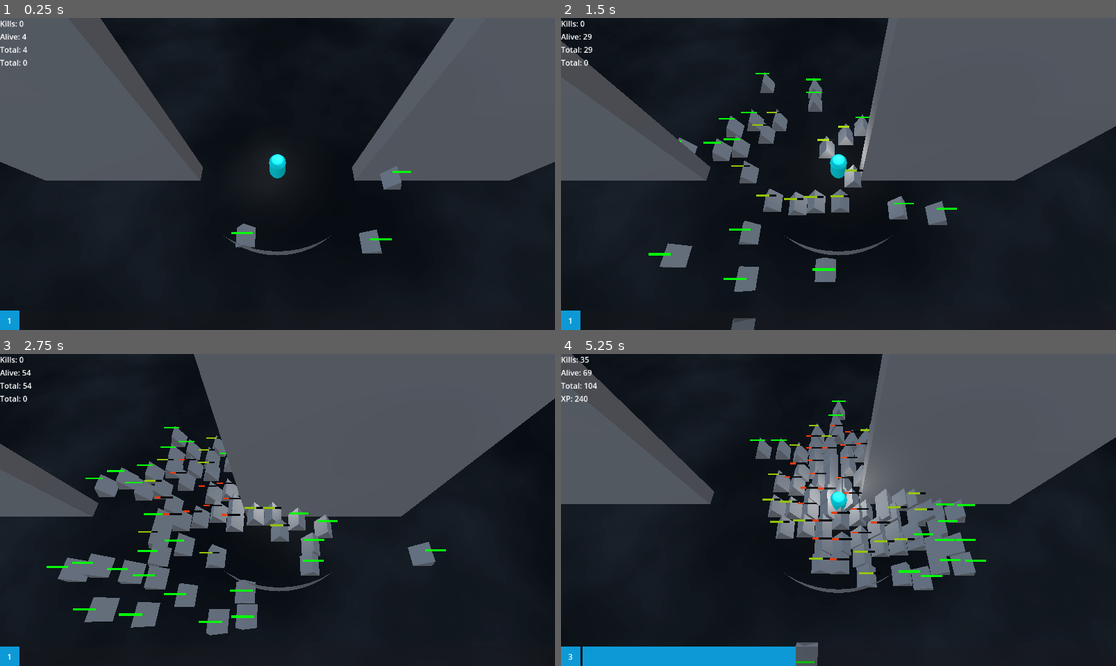
Above: before the commit, frames 1-4 (two rows, left to right).
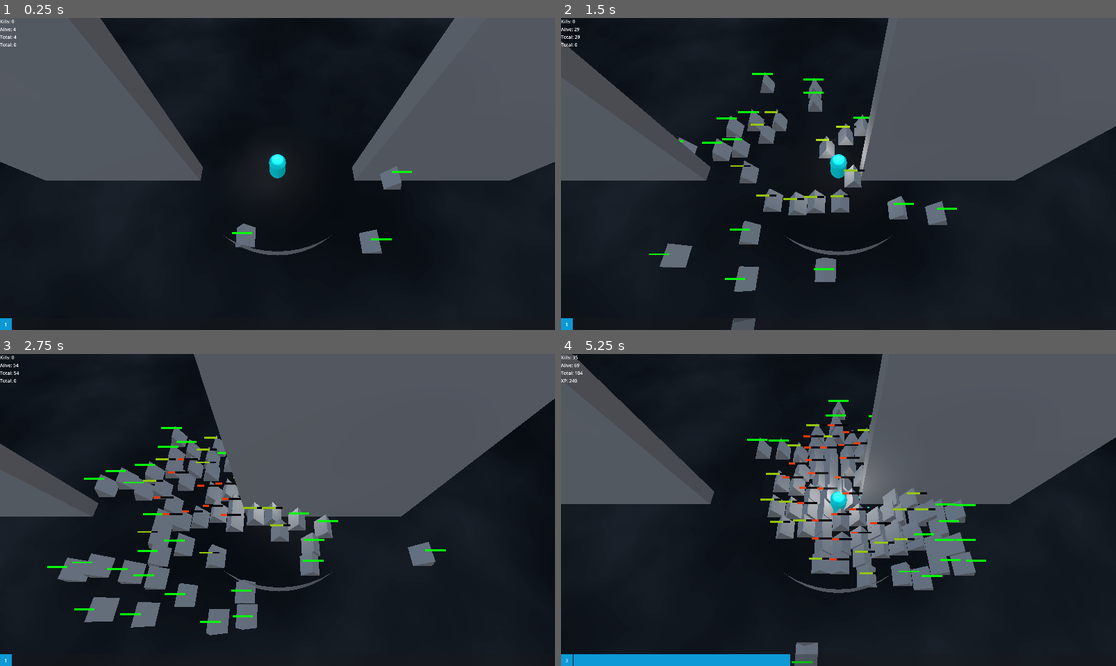
Above: after the commit, the same moments.

Repository: partkyle/GodotProjects
Game: Godot game, scene res://main.tscn
Two runs of this game, one before a commit and one after it. Both use one fixed random seed, a clock stepped at 60 frames per second and the inputs below.
Inputs (mouse positions are in pixels of both pictures, inside the frame that each line leads up to):
- Up to frame 1 (0.25 s): no input
- Up to frame 2 (1.5 s): tap Enter (ui_accept) at 0.5, 0.77 s; move the mouse to (960, 158) at 0.52 s; hold D (move_right) 0.53-1.25 s; hold F 0.53-1.25 s; click (960, 158) at 0.67 s; drag from (727, 189) to (810, 236) at 1.27 s
- Up to frame 3 (2.75 s): move the mouse to (333, 441) at 2.02 s; hold D (move_right) from 2.03 s (still down); hold F from 2.03 s (still down)
- Up to frame 4 (5.25 s): release D (move_right) at 2.75 s; release F at 2.75 s; drag from (810, 572) to (672, 463) at 2.77 s; move the mouse to (1005, 556) at 3.52 s; hold A (move_left) 3.53-4.25 s; hold F 3.53-4.25 s; tap Enter (ui_accept) at 3.77 s; drag from (672, 463) to (755, 432) at 4.27 s; move the mouse to (866, 510) at 5.02 s; hold S (move_down) from 5.03 s (still down); hold F from 5.03 s (still down); click (866, 510) at 5.17 s

The runs differ from the first frame. In frame 1, 0.4% of the frame differs, in the area x 0-75%, y 0-100%; in frame 2, 0.6%; in frame 3, 0.7%; in frame 4, 2.6%.

Commit message:
- fix enemy movement after death - billboarding shader with fixed size

Diff:
--- a/RetroSurvivor/EnemySpawner.gd
+++ b/RetroSurvivor/EnemySpawner.gd
@@ -1,12 +1,11 @@
 extends Node3D
 
 @export var enemy : PackedScene
-@export var spawn_area_x := Vector2(-10, 10)
-@export var spawn_area_y := Vector2(-10, 10)
 @export var spawn_radius := Vector2(4, 10)
 @export var max_count := 25
 
 @onready var player = $"../Player"
+@onready var signal_bus := %SignalBus
 
 var total := 0
 
@@ -15,7 +14,7 @@
 	new_enemy.transform.origin = player.transform.origin + random_direction() * randf_range(spawn_radius.x, spawn_radius.y)
 	add_child(new_enemy)
 	%SignalBus.enemy_spawned.emit(new_enemy)
-	new_enemy.set_signal_bus(%SignalBus)
+	new_enemy.set_signal_bus(signal_bus)
 	new_enemy.target = player
 
 func _on_timer_timeout():
--- a/RetroSurvivor/HealthBar.gd
+++ b/RetroSurvivor/HealthBar.gd
@@ -1,7 +1,13 @@
+@tool
 class_name HealthBar
 extends Node3D
 
 @onready var mesh : MeshInstance3D = $MeshInstance3D
 
+@export var health_percent : float = 1.0 :
+	set(value):
+		health_percent = value
+		set_health_percent(health_percent)
+
 func set_health_percent(percent: float):
 	mesh.material_override.set_shader_parameter('health_percent', percent)
--- a/RetroSurvivor/enemy.gd
+++ b/RetroSurvivor/enemy.gd
@@ -36,9 +36,9 @@
 		var direction := transform.basis * (target.transform.origin - transform.origin)
 		if direction.length() > EPISLON:
 			velocity = Vector3(direction.x, 0.0, direction.z).normalized() * SPEED
-		else:
-			velocity.x = move_toward(velocity.x, 0.0, SPEED)
-			velocity.y = move_toward(velocity.y, 0.0, SPEED)
+	else:
+		velocity.x = move_toward(velocity.x, 0.0, SPEED)
+		velocity.y = move_toward(velocity.y, 0.0, SPEED)
 	move_and_slide()
 
 
@@ -48,8 +48,8 @@
 func die():
 	collider.queue_free()
 	health_bar.queue_free()
+	target = null
 	signal_bus.enemy_died.emit(self)
-	target = null
 	create_tween().set_ease(Tween.EASE_OUT).tween_method(set_dissolve_height, 1.0, 0.0, 1.2).connect('finished', func() : queue_free())
 
 func set_dissolve_height(height: float):
--- a/RetroSurvivor/enemy.tscn
+++ b/RetroSurvivor/enemy.tscn
@@ -18,7 +18,7 @@
 shader_parameter/injured_color = Color(1, 0, 0, 1)
 
 [sub_resource type="QuadMesh" id="QuadMesh_3dr3f"]
-size = Vector2(1, 0.1)
+size = Vector2(0.1, 0.01)
 
 [node name="Enemy" type="CharacterBody3D"]
 collision_layer = 6
@@ -40,4 +40,5 @@
 [node name="MeshInstance3D" type="MeshInstance3D" parent="HealthBar"]
 transform = Transform3D(1, 0, 0, 0, 1, 0, 0, 0, 1, 0, 2.25, 0)
 material_override = SubResource("ShaderMaterial_6jkei")
+cast_shadow = 0
 mesh = SubResource("QuadMesh_3dr3f")
--- a/RetroSurvivor/main.tscn
+++ b/RetroSurvivor/main.tscn
@@ -210,7 +210,6 @@
 [connection signal="level_up" from="Player" to="UI" method="_on_player_level_up"]
 [connection signal="xp_updated" from="Player" to="UI" method="_on_player_xp_updated"]
 [connection signal="timeout" from="EnemySpawner/Timer" to="EnemySpawner" method="_on_timer_timeout"]
-[connection signal="enemy_died" from="SignalBus" to="Player" method="_on_signal_bus_enemy_died"]
 [connection signal="enemy_died" from="SignalBus" to="EnemySpawner" method="_on_signal_bus_enemy_died"]
 [connection signal="enemy_died" from="SignalBus" to="XpSpawner" method="_on_signal_bus_enemy_died"]
 [connection signal="enemy_died" from="SignalBus" to="UI" method="_on_signal_bus_enemy_died"]
--- a/RetroSurvivor/player.tscn
+++ b/RetroSurvivor/player.tscn
@@ -21,8 +21,8 @@
 render_priority = 0
 shader = ExtResource("3_y2jjf")
 shader_parameter/base_color = Color(0, 1, 1, 1)
-shader_parameter/dissolve_height = 0.75
-shader_parameter/noise_scale = 1.0
+shader_parameter/dissolve_height = 0.7
+shader_parameter/noise_scale = 0.6
 shader_parameter/time_scale = 0.2
 shader_parameter/glow_color = Color(100, 0, 30.209, 1)
 shader_parameter/glow_thickness = 0.05
@@ -37,6 +37,8 @@
 [sub_resource type="CylinderShape3D" id="CylinderShape3D_7j2tb"]
 height = 100.0
 radius = 5.0
+
+[sub_resource type="CylinderShape3D" id="CylinderShape3D_tp46d"]
 
 [node name="Player" type="CharacterBody3D"]
 collision_layer = 9
@@ -79,5 +81,6 @@
 collision_mask = 16
 
 [node name="CollisionShape3D" type="CollisionShape3D" parent="Pickup"]
+shape = SubResource("CylinderShape3D_tp46d")
 
 [connection signal="body_entered" from="Pickup" to="." method="_on_pickup_body_entered"]
--- a/RetroSurvivor/project.godot
+++ b/RetroSurvivor/project.godot
@@ -17,7 +17,13 @@
 
 [display]
 
+window/size/viewport_width=1920
+window/size/viewport_height=1080
 window/size/always_on_top=true
+
+[editor]
+
+movie_writer/movie_file="C:/Users/partkyle/Code/GodotProjects/RetroSurvivor/movie.avi"
 
 [editor_plugins]
 
--- a/RetroSurvivor/shaders/healthbar.gdshader
+++ b/RetroSurvivor/shaders/healthbar.gdshader
@@ -1,4 +1,5 @@
 shader_type spatial;
+render_mode depth_draw_opaque;
 
 uniform float health_percent : hint_range(0.0, 1.0, 0.01) = 1.0;
 
@@ -13,13 +14,27 @@
         INV_VIEW_MATRIX[2],
         MODEL_MATRIX[3]
     );
+
     MODELVIEW_MATRIX = modified_model_view;
+	if (PROJECTION_MATRIX[3][3] != 0.0) {
+		float h = abs(1.0 / (2.0 * PROJECTION_MATRIX[1][1]));
+		float sc = (h * 2.0); //consistent with Y-fov
+		MODELVIEW_MATRIX[0]*=sc;
+		MODELVIEW_MATRIX[1]*=sc;
+		MODELVIEW_MATRIX[2]*=sc;
+	} else {
+		float sc = -(MODELVIEW_MATRIX)[3].z;
+		MODELVIEW_MATRIX[0]*=sc;
+		MODELVIEW_MATRIX[1]*=sc;
+		MODELVIEW_MATRIX[2]*=sc;
+	}
 }
 
 void fragment() {
 	float xval = UV.x;
 	float injured_percent = 1.0 - health_percent;
+	//vec3 color = step(0.01, xval) * vec3(0.0) + step(xval, 0.99) * (step(injured_percent, 1.0-xval) * mix(healthy_color, injured_color, injured_percent * 1.25)) + step(0.99, xval) * vec3(0.0);
+	//ALBEDO = color;
 	ALBEDO = step(injured_percent, 1.0-xval) * mix(healthy_color, injured_color, injured_percent * 1.25);
 	EMISSION = ALBEDO;
-	ALPHA = 0.99;
 }
--- a/RetroSurvivor/xp.gd
+++ b/RetroSurvivor/xp.gd
@@ -20,6 +20,3 @@
 
 func pickup(t: Node3D):
 	target = t
-
-func move_toward(origin: Vector3):
-	transform.origin = origin
Not shown: 1 places in RetroSurvivor/player.tscn that only renumber resources
Not shown, added: RetroSurvivor/TODO.md
